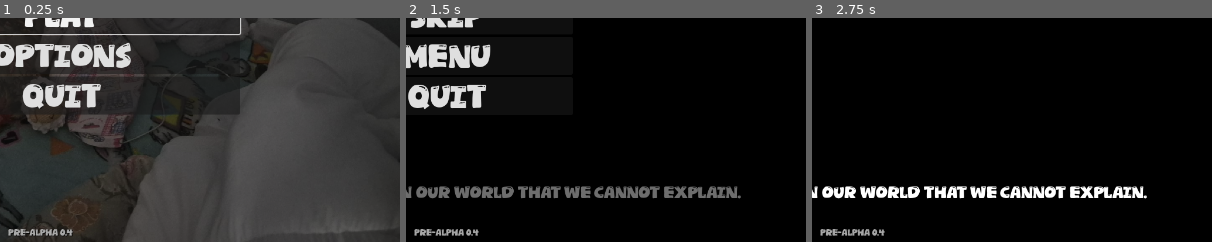
Above: before the commit, frames 1-3 (left to right).
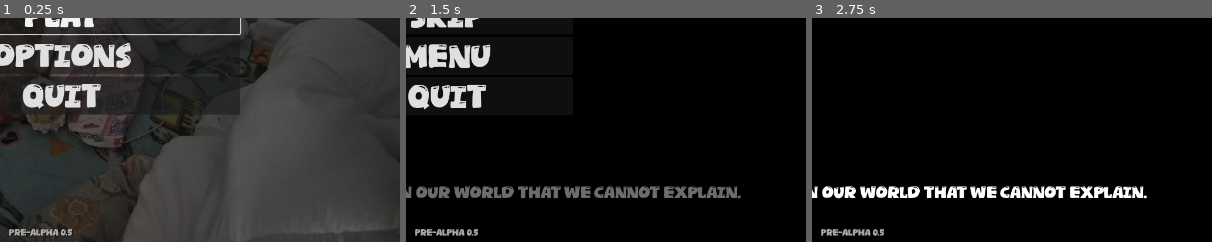
Above: after the commit, the same moments.

Repository: pedro13marcos/Cookies-for-Sheeps
Game: Godot game, scene res://nodes/menu.tscn
Same seed, same stepped clock (60 frames per second), same inputs: the game is played once before the commit and once after it.
Inputs:
- Up to frame 1 (0.25 s): no input
- Up to frame 2 (1.5 s): click "Play" at 0.5 s; tap Enter at 1.25 s; hold Right (ui_right) from 1.28 s (still down); tap F (Atack) at 1.35 s
- Up to frame 3 (2.75 s): release Right (ui_right) at 2 s; click "Continue" at 2 s
The pictures show only the part of the screen within x 45-95%, y 50-100%; the shares and areas given below are measured in that part.

The runs differ from the first frame. In frame 1, 0.2% of the frame differs, in the area x 2-19%, y 94-98%; in frame 2, 0.3%; in frame 3, 0.3%.

Commit message:
0.5 itch.io export presets, user:// save paths, and pre-alpha 0.5 release packages

Diff:
--- a/project.godot
+++ b/project.godot
@@ -15,7 +15,7 @@
 [application]
 
 config/name="sheep"
-config/version="0.4"
+config/version="0.5"
 run/main_scene="uid://yqdhukkdvfrf"
 config/features=PackedStringArray("4.7", "Forward Plus")
 config/icon="uid://dvwo4dyl55aio"
--- a/scripts/global.gd
+++ b/scripts/global.gd
@@ -5,7 +5,7 @@
 var nextScenePath: String = "";
 
 #Caminho do config
-const CONF_PATH = "res://confGame.json";
+const CONF_PATH = "user://confGame.json";
 
 #Variaveis de config
 var language = TranslationServer.get_locale();
@@ -13,12 +13,11 @@
 var controlType = "KBM";
 
 
-#Caminho do save - Agora salvando no res ao inves do user pra teste
-#const SAVE_PATH = "user://saveGame.json";
-const SAVE_PATH = "res://saveGame.json";
+#Caminho do save
+const SAVE_PATH = "user://saveGame.json";
 
 # Versao do jogo
-const GAME_VERSION: String = "0.4";
+const GAME_VERSION: String = "0.5";
 
 #Vidas agora vão ser salvas aqui pra facilitar criar saves
 var vidas = 3;
Not shown, changed: export_presets.cfg
Not shown, added: sound/cutscene/en/Recording (2).mp3.import
Not shown, added: sound/cutscene/en/Recording (3).mp3.import
Not shown, added: sound/cutscene/en/Recording (4).mp3.import
Not shown, added: sound/cutscene/en/Recording (5).mp3.import
Not shown, added: sound/cutscene/en/Recording (6).mp3.import
Not shown, added: sound/cutscene/en/Recording (7).mp3.import
Not shown, added: sound/cutscene/en/Recording (8).mp3.import
Not shown, added: sound/cutscene/en/Recording.mp3.import
Not shown, added: sound/cutscene/es/Recording (2).mp3.import
Not shown, added: sound/cutscene/es/Recording (3).mp3.import
Not shown, added: sound/cutscene/es/Recording (4).mp3.import
(and 12 more such lines)
